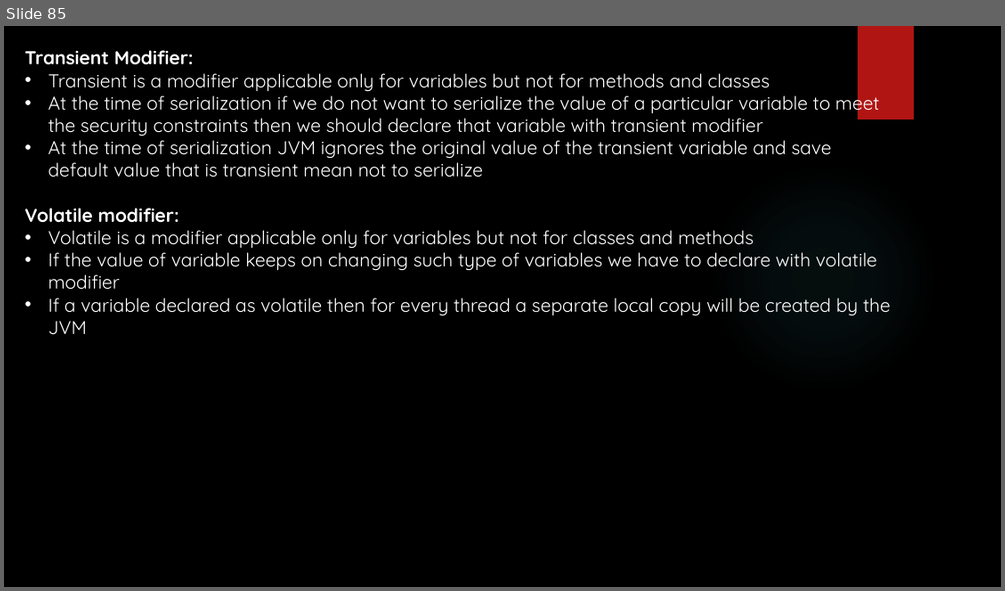
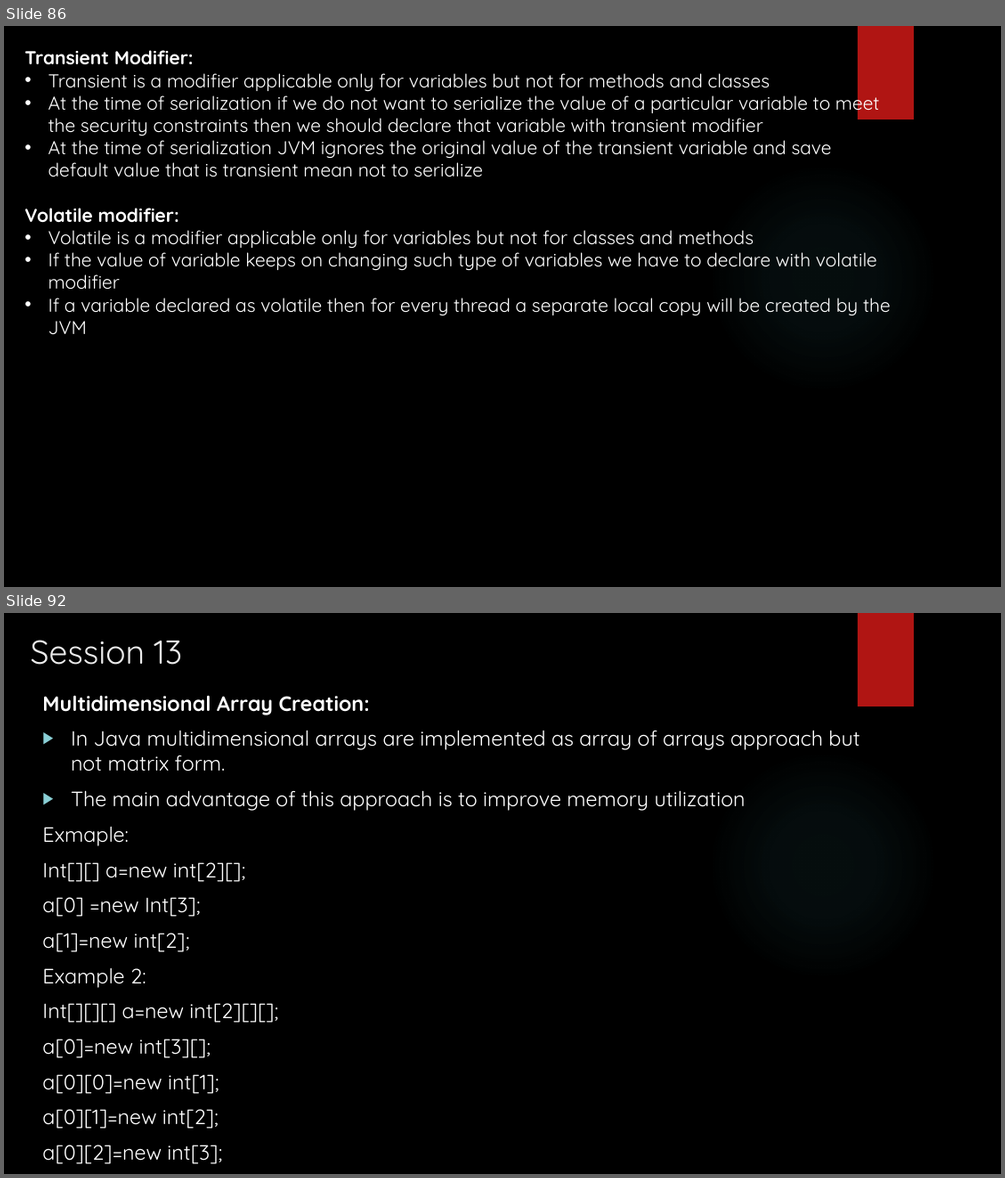
Before and after one commit to Vishalkr1091/JavaTrainingMaterial, a slide deck: Java Training - Sessions.pptx. Shown one above the other, each under a label of ours: slide 85 before the commit, slides 86 and 92 after it; the slides between them are not shown. The pictures are 1005x591 and 1005x1178 pixels, drawn with LibreOffice and Linux fonts; fonts in the diff are those of the drawing; background and template pictures are left out. Boxes give left, top, right and bottom in pixels: in the first picture for what was removed or moved away, otherwise in the second. Text is boxed around its words. In the diff, an @@ line names an element or a change of style, - is before the commit and + after.

Commit message:
Session 13

```diff
--- a/Java Training - Sessions.pptx
+++ b/Java Training - Sessions.pptx
@@ slide 92 added at (x1=4, y1=613, x2=1001, y2=1174), background picture (left out); not listed: 2 template elements that a slide beside it also shows @@
@@ title added at (x1=31, y1=640, x2=182, y2=665), 32 pt, text #EBEBEB @@
+Session 13
@@ text added at (x1=42, y1=695, x2=859, y2=1164), 20 pt, text #FFFFFF @@
+Multidimensional Array Creation:
+▶ In Java multidimensional arrays are implemented as array of arrays approach but not matrix form.
+▶ The main advantage of this approach is to improve memory utilization
+Exmaple:
+Int[][] a=new int[2][];
+a[0] =new Int[3];
+a[1]=new int[2];
+Example 2:
+Int[][][] a=new int[2][][];
+a[0]=new int[3][];
+a[0][0]=new int[1];
+a[0][1]=new int[2];
+a[0][2]=new int[3];
@@ what was slide 85 is now slide 86 @@
```
Also in this commit, not shown: 11 other slides added.
